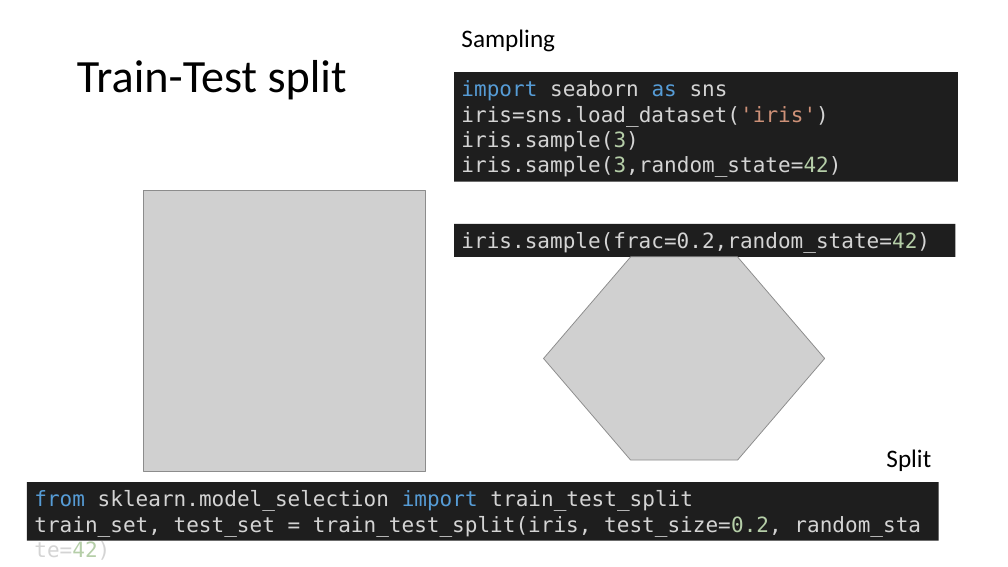
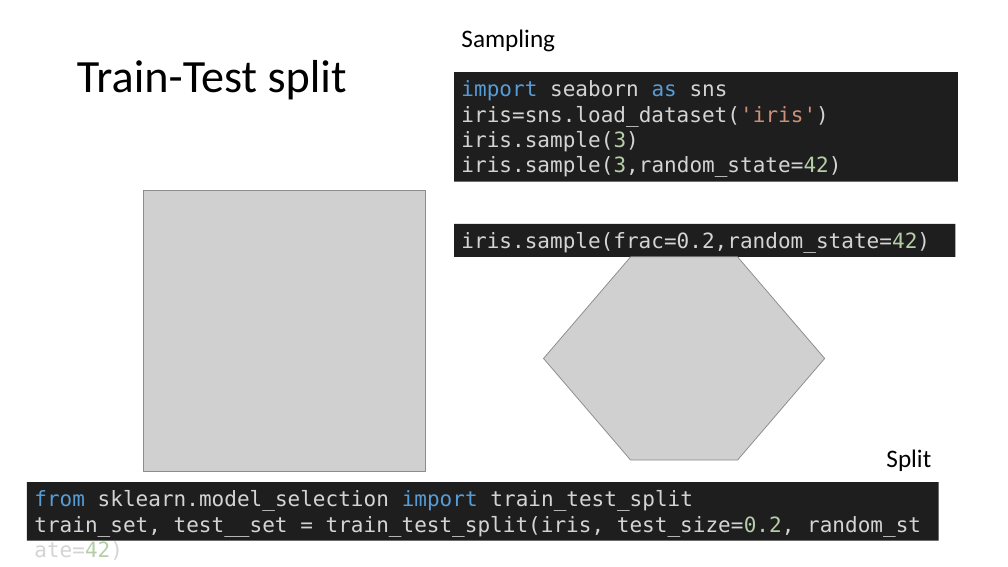
Before and after one commit to mathphysmx/teaching-ml, a slide deck: slide 3 of slides/03_ML_MLprojectExample.pptx. Drawn at 1008x567 pixels with LibreOffice and Linux fonts; fonts in the diff are those of the drawing; grey boxes stand for pictures. Boxes give left, top, right and bottom in pixels: in the first picture for what was removed or moved away, otherwise in the second. Text is boxed around its words. In the diff, an @@ line names an element or a change of style, - is before the commit and + after.

```diff
--- a/slides/03_ML_MLprojectExample.pptx
+++ b/slides/03_ML_MLprojectExample.pptx
@@ text in rectangle at (34,516,921,537): text changed @@
-train_set, test_set = train_test_split(iris, test_size=0.2, random_state=42)
+train_set, test__set = train_test_split(iris, test_size=0.2, random_state=42)
```
Also in this commit, not shown: 8 other files.
